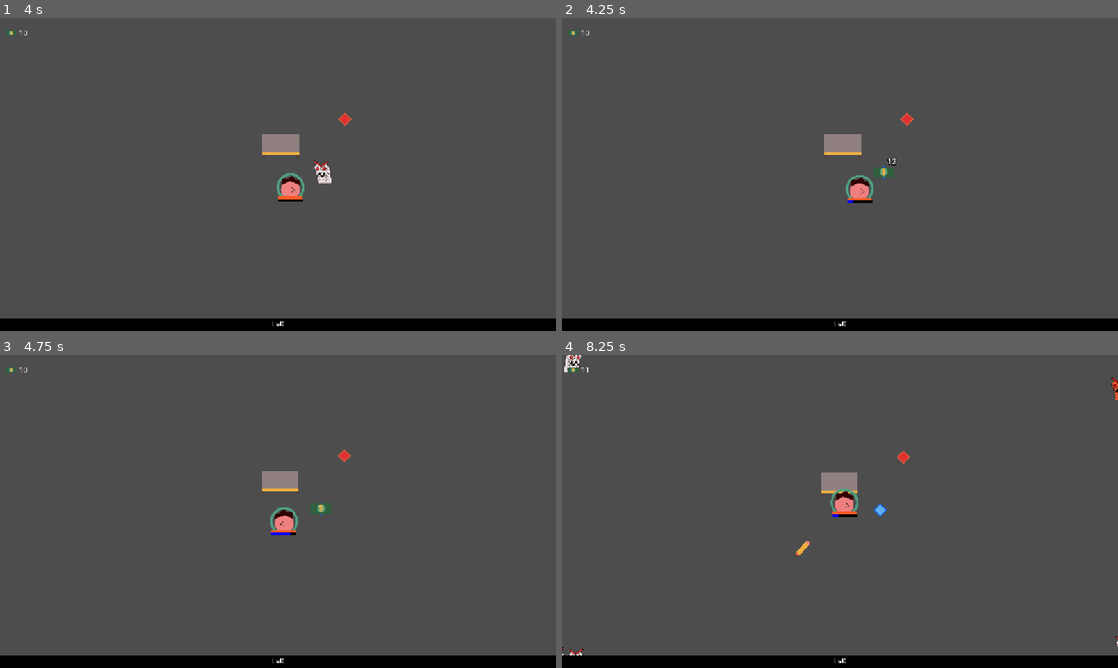
Above: before the commit, frames 1-4 (two rows, left to right).
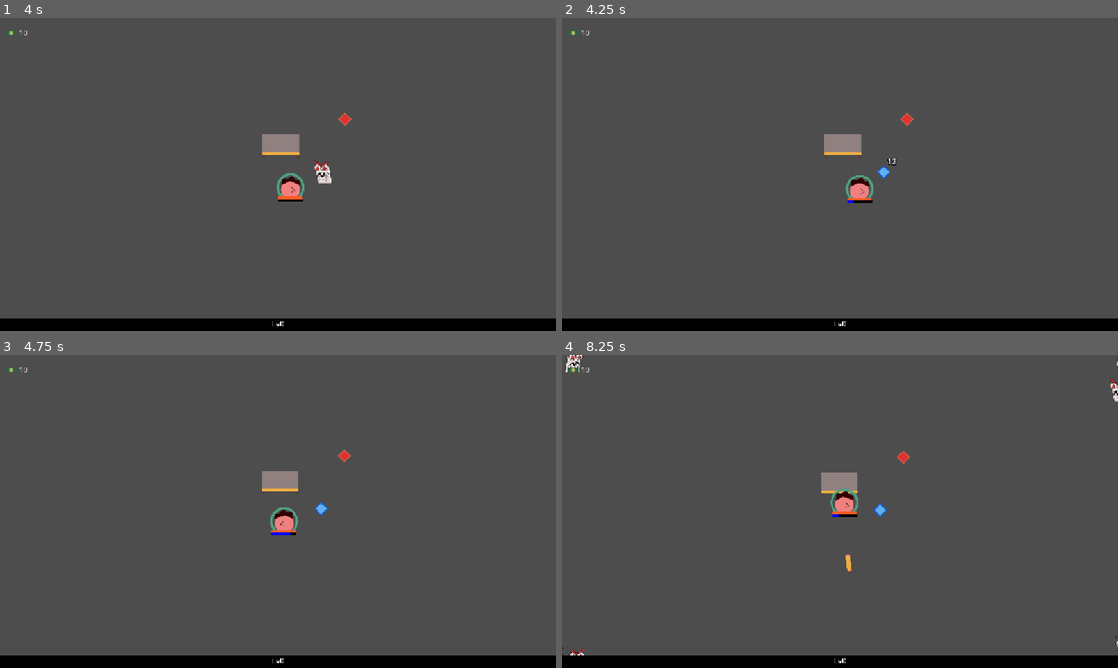
Above: after the commit, the same moments.

Repository: mathew-tran/LevelUpGameJam2025
Game: Godot game, scene res://Scene/Main.tscn
Two runs of this game, one before a commit and one after it. Both use one fixed random seed, a clock stepped at 60 frames per second and the inputs below. Sound files missing from this copy of the repository are replaced by a short silence.
Inputs (mouse positions are in pixels of both pictures, inside the frame that each line leads up to):
- Up to frame 1 (4 s): move the mouse to (400, 158) at 0.52 s; move the mouse to (166, 190) at 1.27 s; move the mouse to (333, 105) at 2.02 s; move the mouse to (250, 237) at 2.77 s; move the mouse to (444, 221) at 3.52 s
- Up to frame 2 (4.25 s): no input
- Up to frame 3 (4.75 s): move the mouse to (111, 464) at 4.27 s
- Up to frame 4 (8.25 s): move the mouse to (867, 511) at 5.02 s; move the mouse to (756, 433) at 5.77 s; move the mouse to (962, 495) at 6.52 s; move the mouse to (728, 527) at 7.27 s; move the mouse to (895, 442) at 8.02 s

Frame 1 is identical in both runs. In frame 2, 0.1% of the frame differs, in the area x 56-60%, y 47-51%; in frame 3, 0.1%; in frame 4, 0.3%, in the area x 0-100%, y 0-96%.

Commit message:
put enemy money drop chance to lower again

Diff:
--- a/Scripts/Enemy.gd
+++ b/Scripts/Enemy.gd
@@ -7,7 +7,7 @@
 @export var Damage = 4
 @export var Penetration = 0
 @export var EXPToDrop = 10
-@export var MoneyDropChance = 100.0
+@export var MoneyDropChance = 2.0
 
 var Velocity=  Vector2.ZERO
 func _ready() -> void:
@@ -44,8 +44,7 @@
 	Velocity = Vector2.ZERO
 	Velocity += Direction * Speed * delta
 	$Sprite2D.flip_h = Direction.x <= 0
-	if test_move(transform, Velocity) == false:
-		move_and_collide(Velocity)
+	move_and_collide(Velocity)
 
 
 func ChangeDirection():
